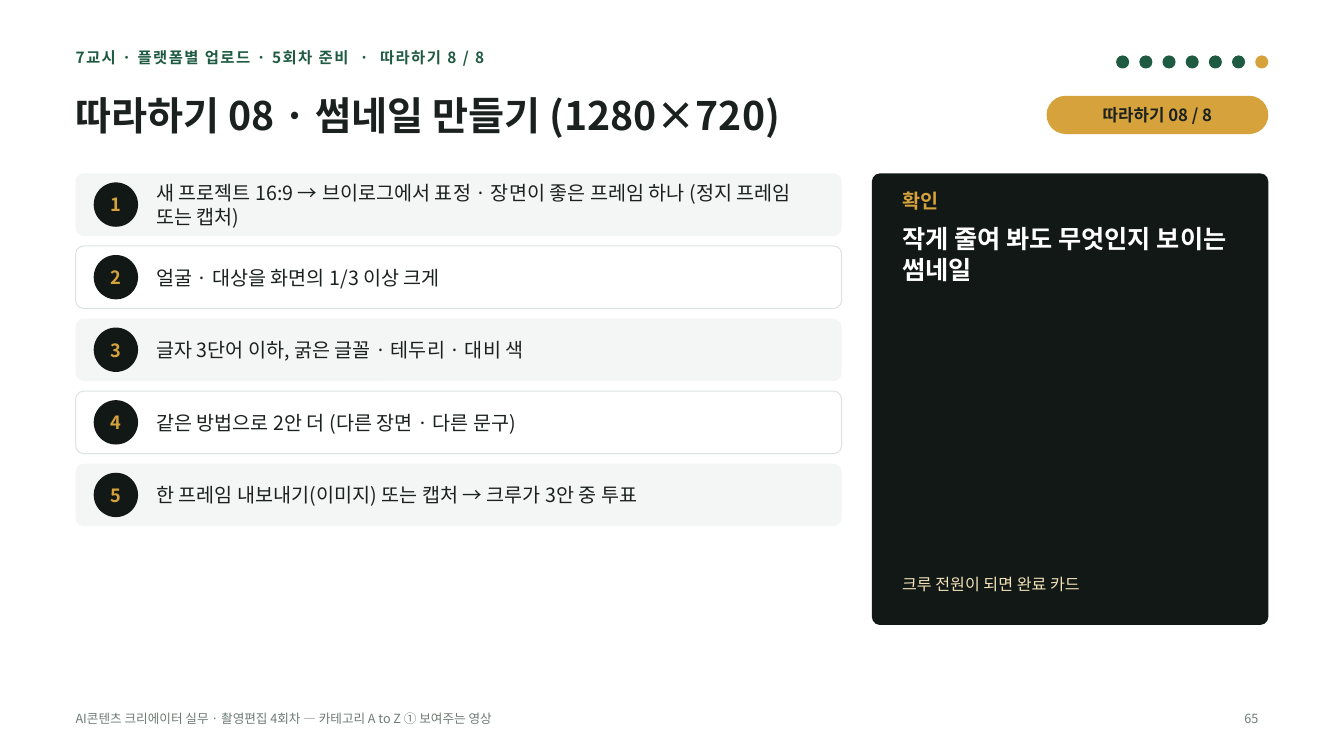
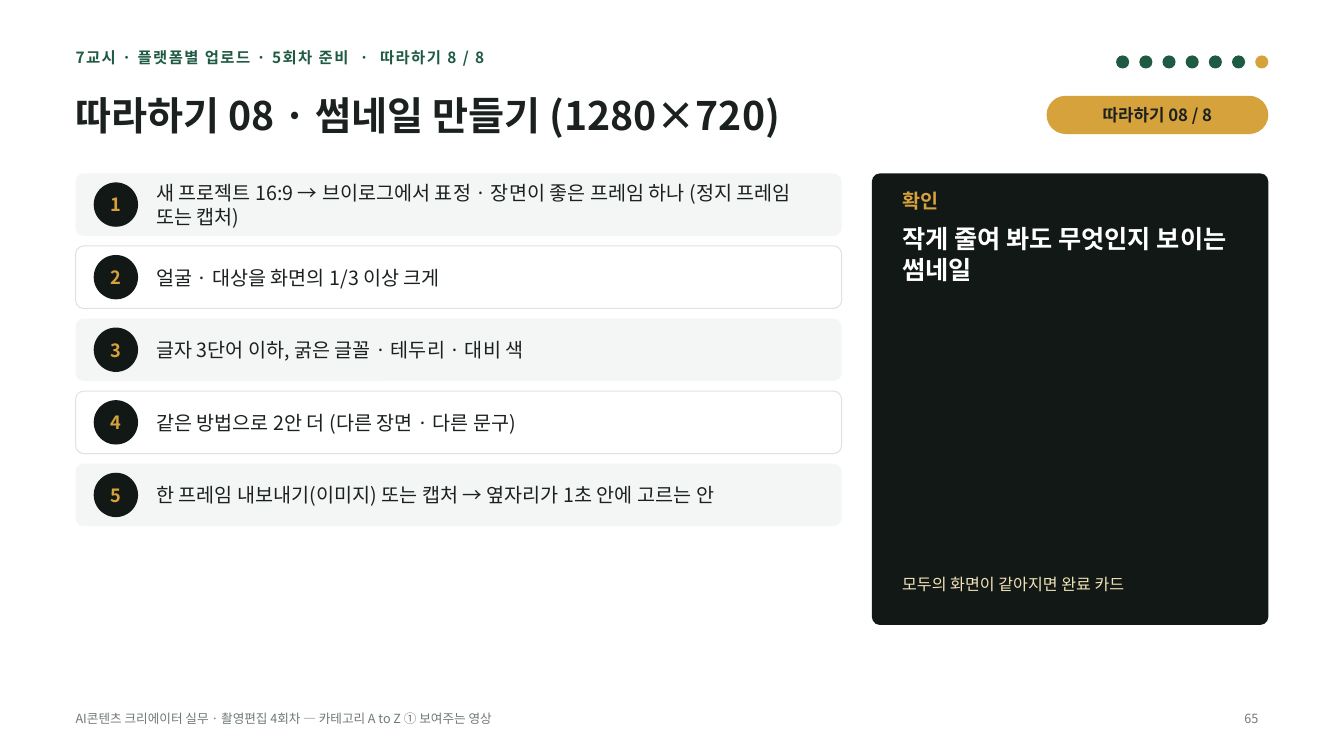
Before and after one commit to yujida/MARUBIT, a slide deck: slide 65 of lectures/04/4회차_카테고리AtoZ_보여주는영상_슬라이드.pptx. Drawn at 1344x756 pixels with LibreOffice and Linux fonts; fonts in the diff are those of the drawing. Boxes give left, top, right and bottom in pixels: in the first picture for what was removed or moved away, otherwise in the second. Text is boxed around its words. In the diff, an @@ line names an element or a change of style, - is before the commit and + after.

```diff
--- a/lectures/04/4회차_카테고리AtoZ_보여주는영상_슬라이드.pptx
+++ b/lectures/04/4회차_카테고리AtoZ_보여주는영상_슬라이드.pptx
@@ text at [156, 485, 714, 506]: text changed @@
-한 프레임 내보내기(이미지) 또는 캡처 → 크루가 3안 중 투표
+한 프레임 내보내기(이미지) 또는 캡처 → 옆자리가 1초 안에 고르는 안
@@ text at [902, 576, 1125, 592]: text changed @@
-크루 전원이 되면 완료 카드
+모두의 화면이 같아지면 완료 카드
```
Also in this commit, not shown: 23 other slides changed, 4 other files.
